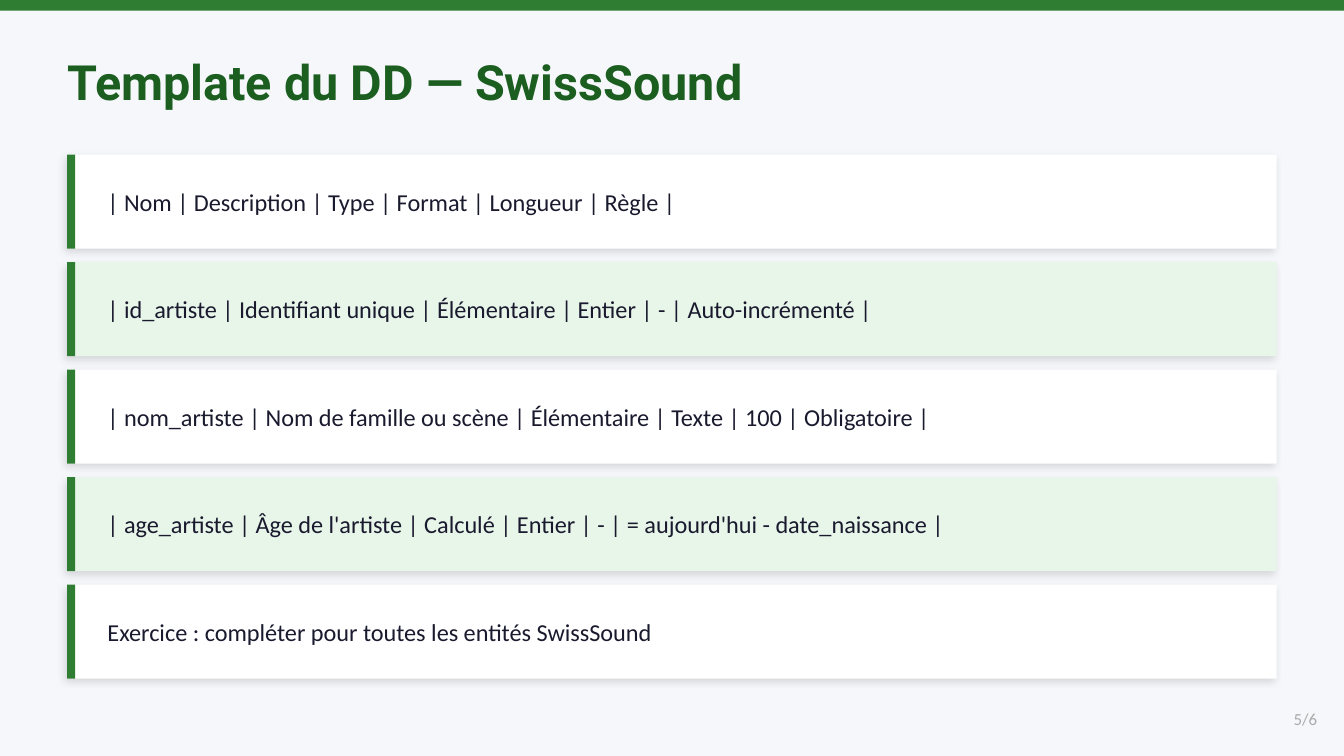
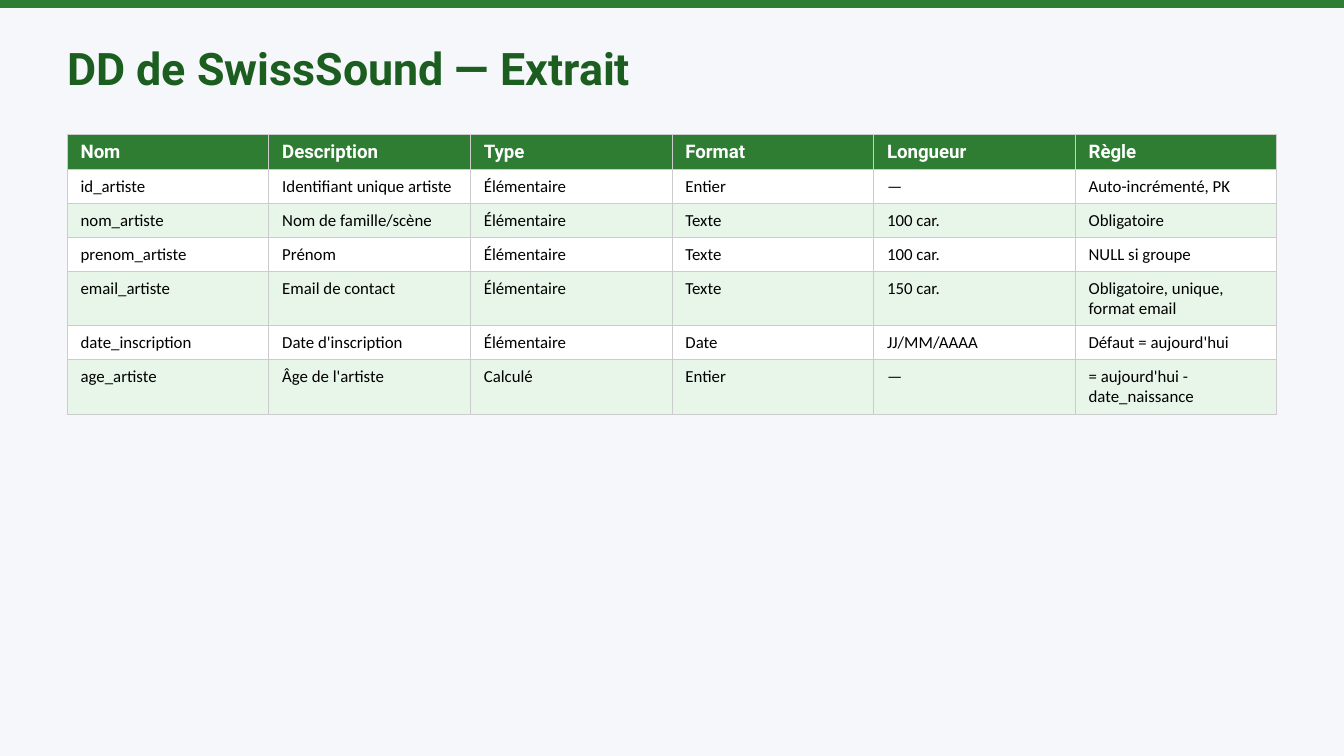
Before and after one commit to mbiTati/unit4_gamifie, a slide deck: slide 5 of pptx/Module03_Dictionnaire_des_données.pptx. Drawn at 1344x756 pixels with LibreOffice and Linux fonts; fonts in the diff are those of the drawing. Boxes give left, top, right and bottom in pixels: in the first picture for what was removed or moved away, otherwise in the second. Text is boxed around its words. In the diff, an @@ line names an element or a change of style, - is before the commit and + after.

```diff
--- a/pptx/Module03_Dictionnaire_des_données.pptx
+++ b/pptx/Module03_Dictionnaire_des_données.pptx
@@ text at box(67, 51, 630, 86): text changed; size 26 to 24 pt @@
-Template du DD — SwissSound
+DD de SwissSound — Extrait
@@ table added at box(67, 134, 1277, 409), 7 rows, 6 columns @@
+Nom | Description | Type | Format | Longueur | Règle
+id_artiste | Identifiant unique artiste | Élémentaire | Entier | — | Auto-incrémenté, PK
+nom_artiste | Nom de famille/scène | Élémentaire | Texte | 100 car. | Obligatoire
+prenom_artiste | Prénom | Élémentaire | Texte | 100 car. | NULL si groupe
+email_artiste | Email de contact | Élémentaire | Texte | 150 car. | Obligatoire, unique, format email
+date_inscription | Date d'inscription | Élémentaire | Date | JJ/MM/AAAA | Défaut = aujourd'hui
+age_artiste | Âge de l'artiste | Calculé | Entier | — | = aujourd'hui - date_naissance
@@ rectangle removed at box(67, 155, 1277, 249) @@
@@ rectangle removed at box(67, 155, 75, 249) @@
@@ text removed at box(124, 194, 659, 215) @@
-| Nom | Description | Type | Format | Longueur | Règle |
@@ rectangle removed at box(67, 262, 1277, 356) @@
@@ rectangle removed at box(67, 262, 75, 356) @@
@@ text removed at box(124, 299, 855, 322) @@
-| id_artiste | Identifiant unique | Élémentaire | Entier | - | Auto-incrémenté |
@@ rectangle removed at box(67, 370, 1277, 464) @@
@@ rectangle removed at box(67, 370, 75, 464) @@
@@ text removed at box(124, 406, 913, 430) @@
-| nom_artiste | Nom de famille ou scène | Élémentaire | Texte | 100 | Obligatoire |
@@ rectangle removed at box(67, 477, 1277, 571) @@
@@ rectangle removed at box(67, 477, 75, 571) @@
@@ text removed at box(124, 514, 927, 537) @@
-| age_artiste | Âge de l'artiste | Calculé | Entier | - | = aujourd'hui - date_naissance |
@@ rectangle removed at box(67, 585, 1277, 679) @@
@@ rectangle removed at box(67, 585, 75, 679) @@
@@ text removed at box(107, 624, 652, 645) @@
-Exercice : compléter pour toutes les entités SwissSound
@@ text removed at box(1294, 714, 1317, 726) @@
-5/6
```
Also in this commit, not shown: 3 other slides changed, 5 slides added, 3 slides removed, 18 other files.
